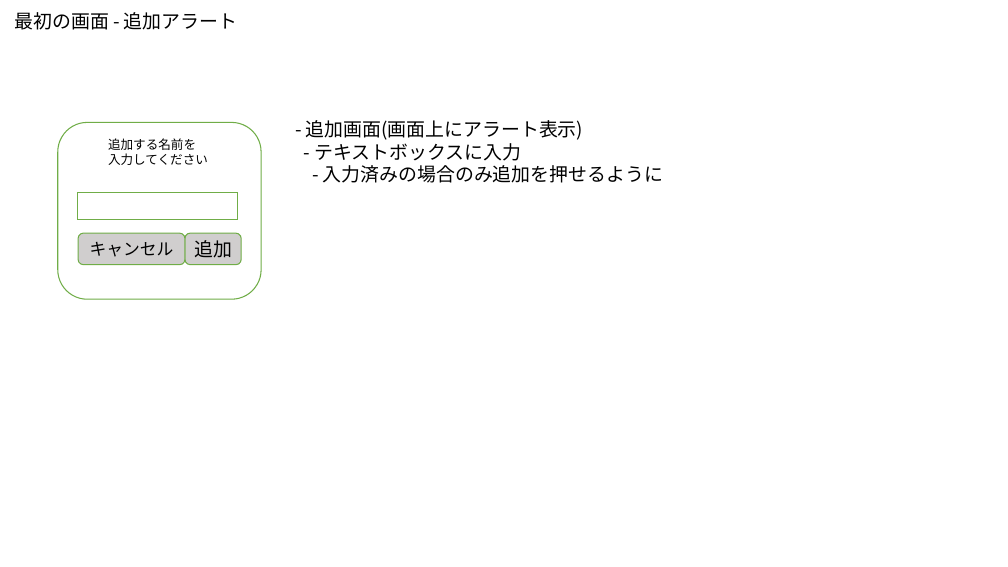
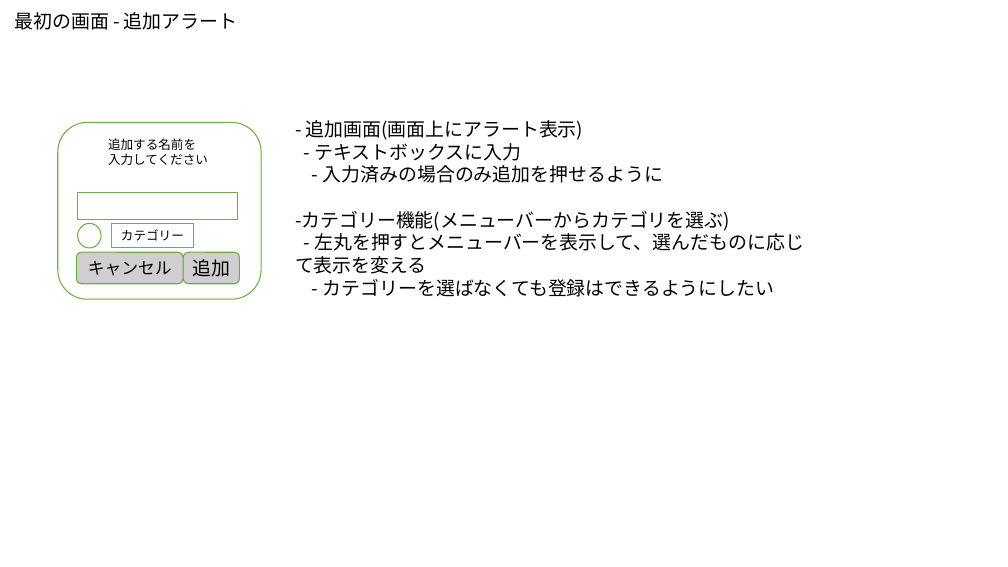
Before and after one commit to ghtoui/vegegrowth_android, a slide deck: slide 3 of design/画面デザイン1.pptx. Drawn at 1008x567 pixels with LibreOffice and Linux fonts; fonts in the diff are those of the drawing. Boxes give left, top, right and bottom in pixels: in the first picture for what was removed or moved away, otherwise in the second. Text is boxed around its words. In the diff, an @@ line names an element or a change of style, - is before the commit and + after.

```diff
--- a/design/画面デザイン1.pptx
+++ b/design/画面デザイン1.pptx
@@ ellipse added at box(78, 223, 101, 248), fill #FFFFFF, outline #70AD47 1 pt @@
@@ rectangle added at box(111, 223, 194, 248), fill #FFFFFF, outline #70AD47 1 pt, 12 pt, text #000000 @@
+カテゴリー
@@ text at box(295, 211, 804, 297): paragraphs added @@
+-カテゴリー機能(メニューバーからカテゴリを選ぶ)
+- 左丸を押すとメニューバーを表示して、選んだものに応じて表示を変える
+- カテゴリーを選ばなくても登録はできるようにしたい
@@ rounded rectangle "キャンセル": place and size @@
-rounded rectangle "キャンセル" at box(78, 233, 185, 265)
+rounded rectangle "キャンセル" at box(76, 253, 183, 284)
@@ rounded rectangle "追加": place and size @@
-rounded rectangle "追加" at box(185, 233, 241, 265)
+rounded rectangle "追加" at box(183, 253, 239, 284)
```
Also in this commit, not shown: 1 other slide changed.
